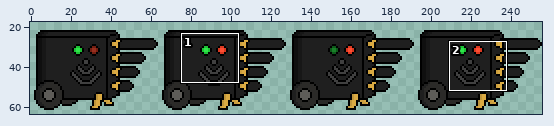
Sprite sheet -- Assets/Sprites/Towers/Jammer Cannon/Jammer Cannon Idle.png. The first picture is a wide view before the edit; the outline marks the close-up.
Close-up. Before the commit:
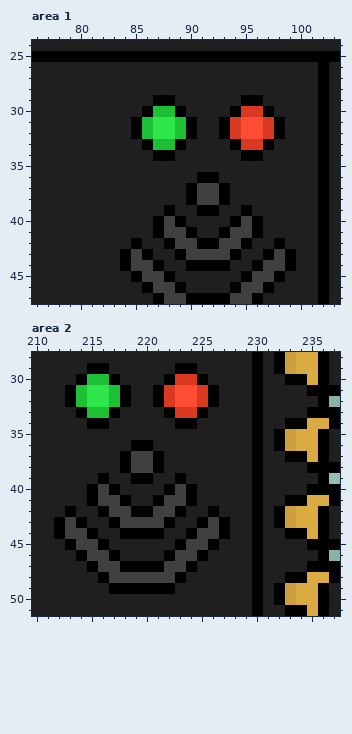
The file is 256x64 pixels. Colours within 5 levels of each other are drawn and written as one. Shown: area 1: x 76..103, y 24..47; area 2: x 210..237, y 28..51. The wide view leaves out empty margins. The commit also changed other parts of the picture, which this record leaves out.
Once edited:
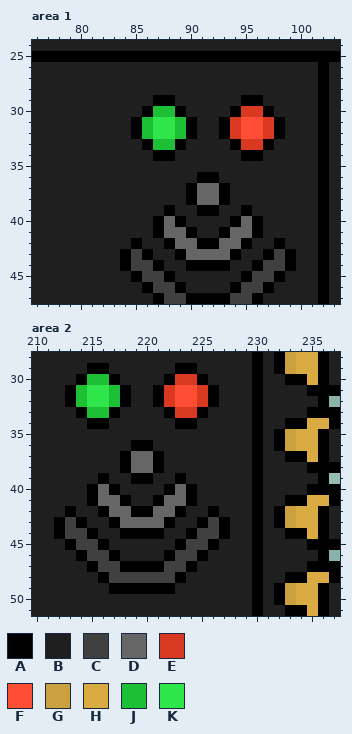
Palette (. is transparent): A #000000  B #1f1f1f  C #404040  D #666666  E #d93921  F #ff4e33  G #cc9f3f  H #daaa43  J #1dbf35  K #2ee649
Difference:
Area 1:
y 37..38: x 91..92 CC -> DD
y 40: x 88 C -> D; x 95 C -> D
y 41: x 88..89 CC -> DD; x 94..95 CC -> DD
y 42: x 89..90 CC -> DD; x 93..94 CC -> DD
y 43: x 90..93 CCCC -> DDDD
Area 2:
y 37..38: x 219..220 CC -> DD
y 40: x 216 C -> D; x 223 C -> D
y 41: x 216..217 CC -> DD; x 222..223 CC -> DD
y 42: x 217..218 CC -> DD; x 221..222 CC -> DD
y 43: x 218..221 CCCC -> DDDD
Pixel boxes of the changes (left, top, right, bottom) in both close-ups:
changed: (164, 183, 252, 260)
changed: (98, 451, 186, 528)
